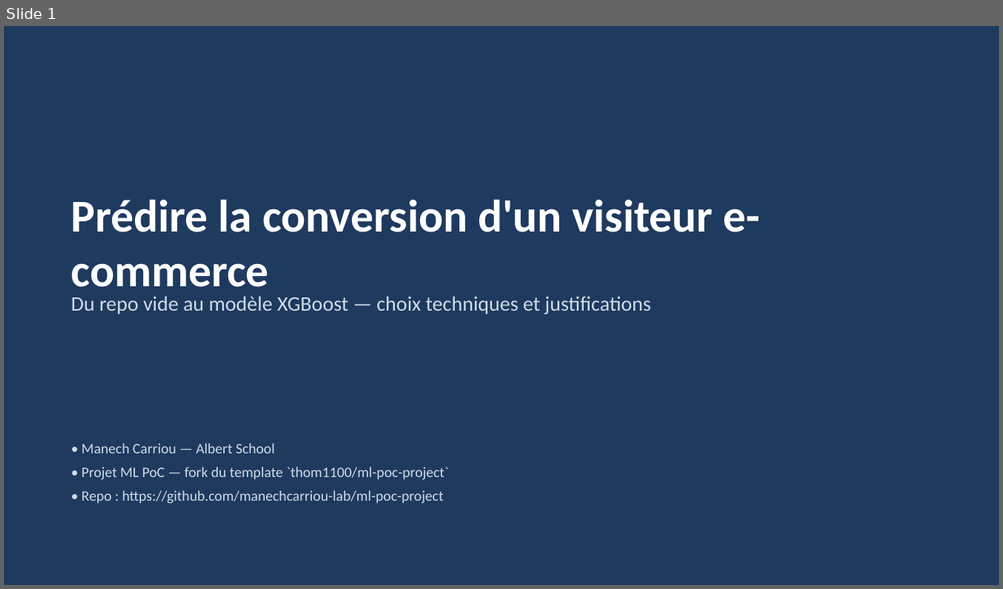
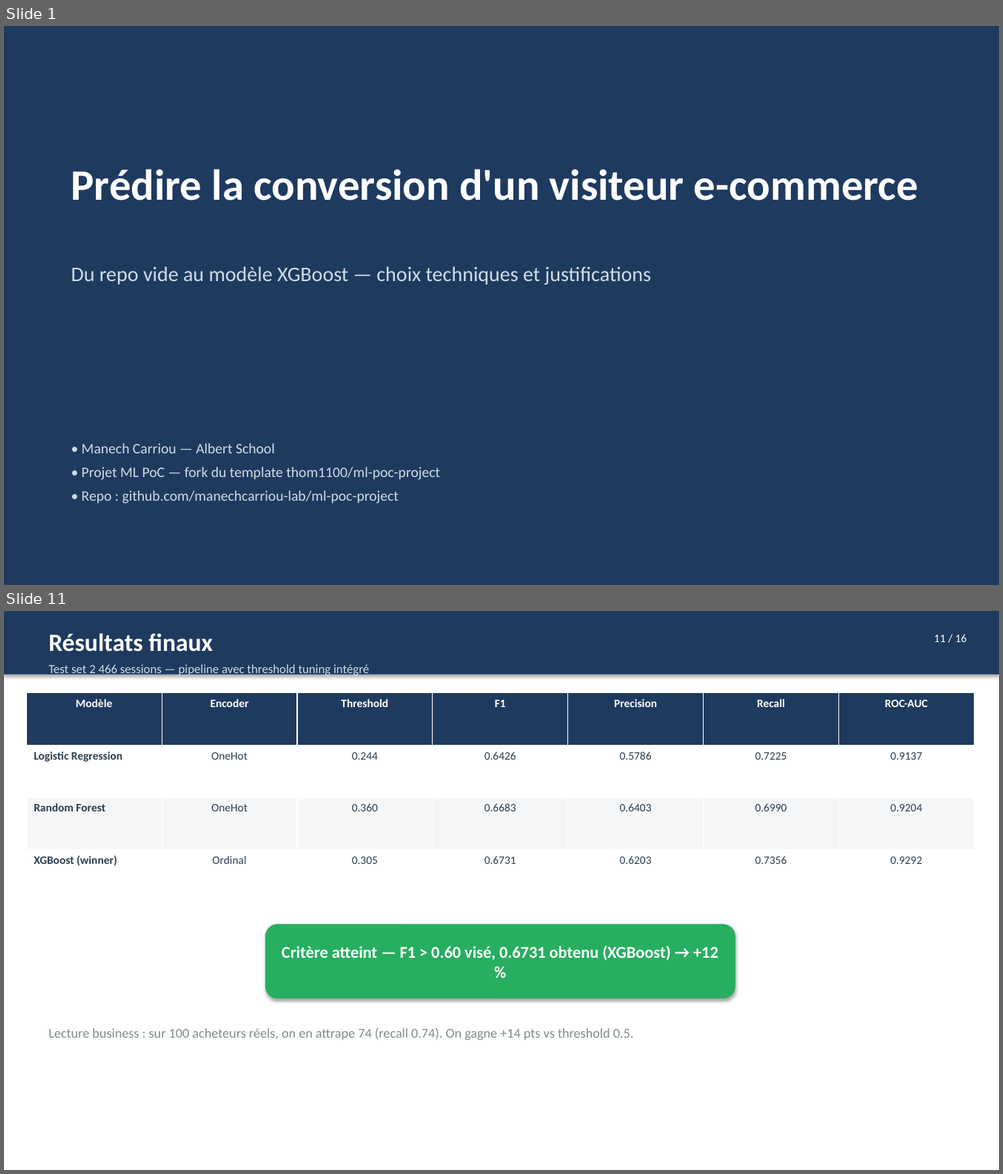
Before and after one commit to manechcarriou-lab/ml-poc-project, a slide deck: deliverables/process_overview.pptx. Shown one above the other, each under a label of ours: slide 1 before the commit, slides 1 and 11 after it; the slides between them are not shown. The pictures are 1003x589 and 1003x1174 pixels, drawn with LibreOffice and Linux fonts; fonts in the diff are those of the drawing. Boxes give left, top, right and bottom in pixels: in the first picture for what was removed or moved away, otherwise in the second. Text is boxed around its words. In the diff, an @@ line names an element or a change of style, - is before the commit and + after.

Commit message:
Pro optimization: per-family encoder + threshold tuning intégré
src/features.py:
- build_preprocessor(encoder='onehot'|'ordinal'|'target') — paramétrable
- Single source of truth for column groups, ENGINEERED_* constants exposed

scripts/train.py:
- DEFAULT_ENCODER_PER_FAMILY: logreg/RF -> OneHot, XGBoost -> Ordinal
- TunedThresholdClassifierCV(scoring='f1', cv=5) wraps every fitted pipeline
  -> threshold tuning is part of the pipeline, leakage-safe (CV on train only)
- New --encoder flag (auto|onehot|ordinal|target) for ablation runs
- Reports test_f1 (at tuned threshold) AND test_f1_at_0p5 in MLflow

scripts/generate_plots.py: unwrap TunedThresholdClassifierCV.estimator_
  before extracting feature importances

Retraining results (15 trials/family, commit pending):
  Modèle              Encoder  Threshold  F1 test  vs avant   ROC-AUC
  LogReg              OneHot   0.244      0.6426   +7.2 %     0.9137
  Random Forest       OneHot   0.360      0.6683   +6.2 %     0.9204
  XGBoost (winner)    Ordinal  0.305      0.6731   +2.9 %     0.9292

Final XGBoost recall = 0.7356: on attrape 74 % des acheteurs (vs 60 % avant).
Critère cible (F1 > 0.60) dépassé de +12 % sur le winner.

deliverables/process_overview.md + .pptx: updated with final numbers
deliverables/process_overview_new.pptx: removed (obsolete)
plots/* + results/* regenerated against the optimized models

```diff
--- a/deliverables/process_overview.pptx
+++ b/deliverables/process_overview.pptx
@@ slide 11 added at [4,611,999,1170], background #FFFFFF @@
@@ rectangle added at [4,611,999,675], fill #1F3A5F @@
@@ text added at [48,633,213,652], 24 pt, text #FFFFFF, bold @@
+Résultats finaux
@@ text added at [933,634,967,642], 11 pt, text #FFFFFF @@
+11 / 16
@@ text added at [48,664,369,676], 12 pt, text #CFDCE7 @@
+Test set 2 466 sessions — pipeline avec threshold tuning intégré
@@ table added at [26,693,972,902], 4 rows, 7 columns @@
+Modèle | Encoder | Threshold | F1 | Precision | Recall | ROC-AUC
+Logistic Regression | OneHot | 0.244 | 0.6426 | 0.5786 | 0.7225 | 0.9137
+Random Forest | OneHot | 0.360 | 0.6683 | 0.6403 | 0.6990 | 0.9204
+XGBoost (winner) | Ordinal | 0.305 | 0.6731 | 0.6203 | 0.7356 | 0.9292
@@ rounded rectangle added at [265,924,735,999], fill #27AE60, 16 pt, text #FFFFFF, bold @@
+Critère atteint — F1 > 0.60 visé, 0.6731 obtenu (XGBoost) → +12 %
@@ text added at [48,1028,634,1040], 13 pt, text #7F8C8D @@
+Lecture business : sur 100 acheteurs réels, on en attrape 74 (recall 0.74). On gagne +14 pts vs threshold 0.5.
@@ slide 1 changed as well @@
@@ text "Prédire la conversion d'un visiteur ...": place and size @@
-text "Prédire la conversion d'un visiteur ..." at [71,199,760,297]
+text "Prédire la conversion d'un visiteur ..." at [71,169,918,201]
@@ text "Prédire la conversion d'un visiteur ..." at [71,169,918,201]: size 44 to 42 pt @@
@@ text "Du repo vide au modèle ...": place and size @@
-text "Du repo vide au modèle ..." at [71,296,651,315]
+text "Du repo vide au modèle ..." at [71,266,651,285]
@@ text at [82,467,440,504]: text changed @@
-• Projet ML PoC — fork du template `thom1100/ml-poc-project`
-• Repo : https://github.com/manechcarriou-lab/ml-poc-project
+• Projet ML PoC — fork du template thom1100/ml-poc-project
+• Repo : github.com/manechcarriou-lab/ml-poc-project
```
Also in this commit, not shown: 7 other slides changed, 7 other slides added, 6 slides removed, 15 other files.
